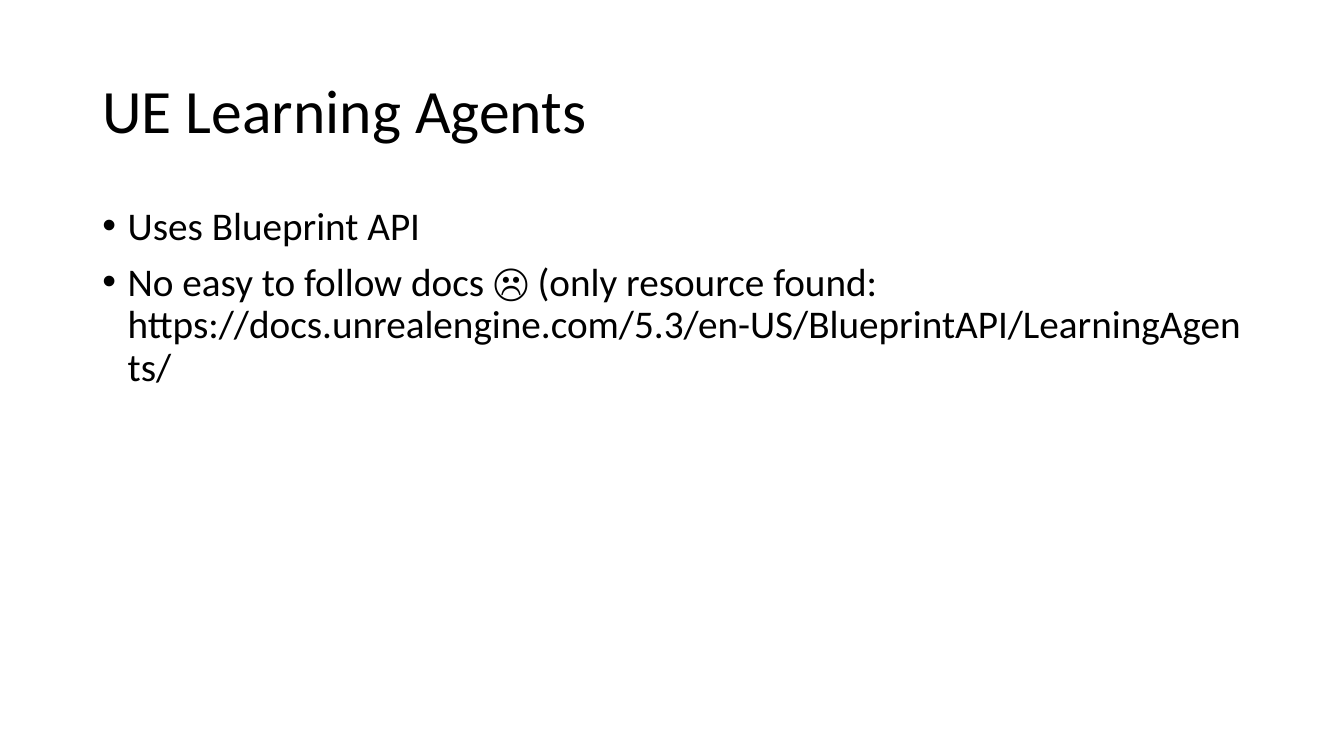
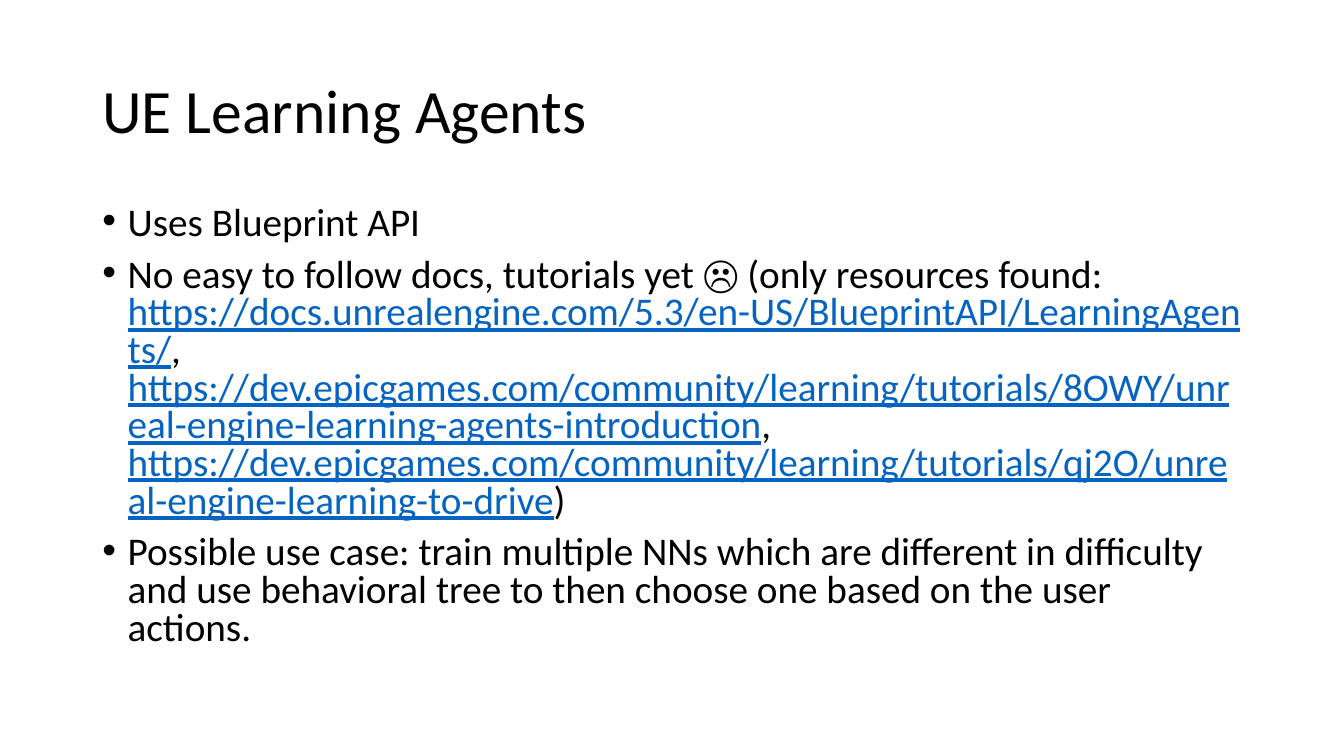
Before and after one commit to ztsv-av/xr_ml, a slide deck: slide 9 of unity-vs-unreal.pptx (slide 5 before the commit). Drawn at 1344x756 pixels with LibreOffice and Linux fonts; fonts in the diff are those of the drawing. Boxes give left, top, right and bottom in pixels: in the first picture for what was removed or moved away, otherwise in the second. Text is boxed around its words. In the diff, an @@ line names an element or a change of style, - is before the commit and + after.

```diff
--- a/unity-vs-unreal.pptx
+++ b/unity-vs-unreal.pptx
@@ text at (128, 208, 420, 243): line spacing 0.9 to 0.8 @@
@@ text at (128, 259, 1241, 642): text changed; text colour #000000 to #0563C1 @@
-• No easy to follow docs ☹ (only resource found: https://docs.unrealengine.com/5.3/en-US/BlueprintAPI/LearningAgents/
+• No easy to follow docs, tutorials yet ☹ (only resources found: https://docs.unrealengine.com/5.3/en-US/BlueprintAPI/LearningAgents/, https://dev.epicgames.com/community/learning/tutorials/8OWY/unreal-engine-learning-agents-introduction, https://dev.epicgames.com/community/learning/tutorials/qj2O/unreal-engine-learning-to-drive)
+• Possible use case: train multiple NNs which are different in difficulty and use behavioral tree to then choose one based on the user actions.
```
Also in this commit, not shown: 4 other slides changed, 6 slides added.
